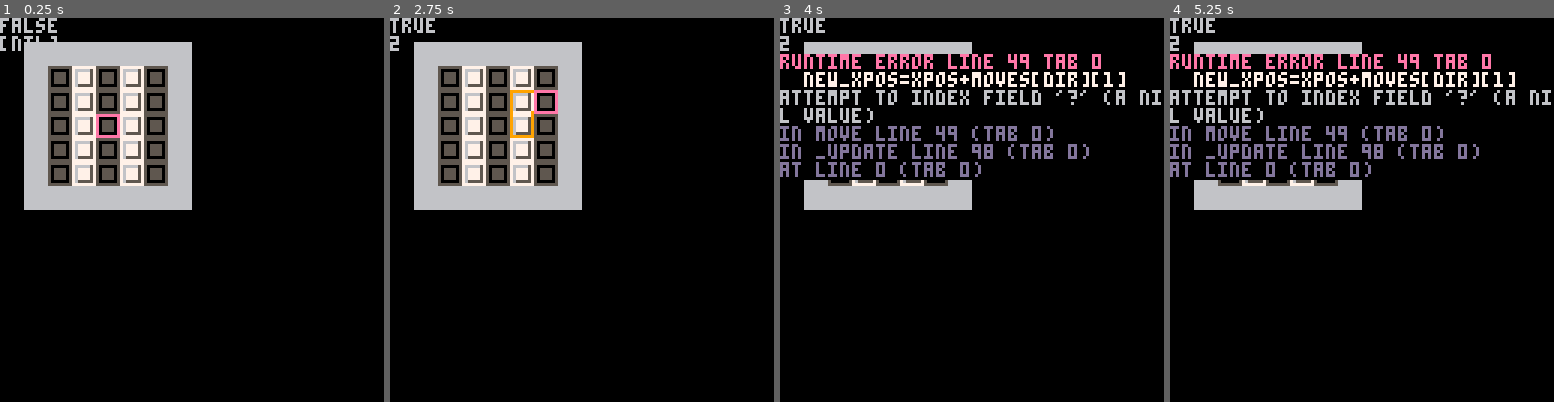
Above: before the commit, frames 1-4 (left to right).
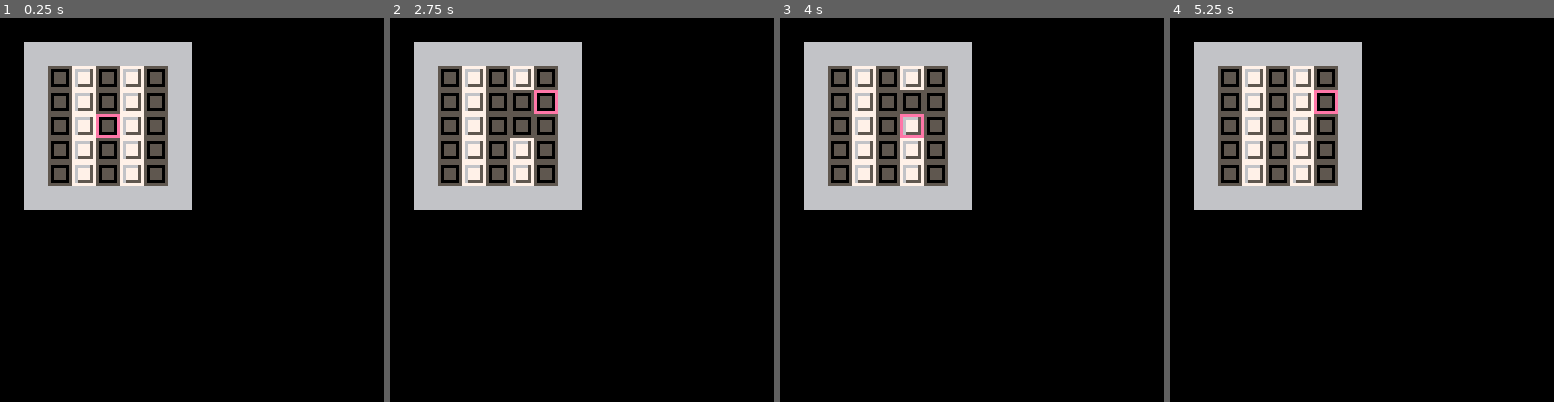
Above: after the commit, the same moments.

Repository: tobiasvl/picolarium
Game: PICO-8 cartridge picolarium.p8
Two runs of this game, one before a commit and one after it. Both use one fixed random seed, a clock stepped at 60 frames per second and the inputs below.
Inputs:
- Up to frame 1 (0.25 s): no input
- Up to frame 2 (2.75 s): tap X (X key) at 0.33, 1.07, 1.85 s; tap O (Z key) at 0.7, 1.7, 2.1, 2.5 s; hold Right 1.6-2.1 s; hold Up 2.15-2.42 s; hold Right from 2.47 s (still down)
- Up to frame 3 (4 s): tap O (Z key) at 2.9, 3.3, 3.7 s; tap X (X key) at 2.97 s; release Right at 3.03 s; hold Left 3.08-3.58 s; hold Down 3.63-3.97 s
- Up to frame 4 (5.25 s): hold Right 4.02-4.68 s; tap X (X key) at 4.08, 5.2 s; tap O (Z key) at 4.1, 4.5, 4.9 s; hold Up 4.73-5.03 s; hold Left from 5.08 s (still down)

The runs differ from the first frame. In frame 1, 0.4% of the frame differs, in the area x 0-15%, y 0-9%; in frame 2, 1.1%; in frame 3, 16%; in frame 4, 16%, in the area x 0-100%, y 0-43%.
Error before the commit: runtime error line 49 tab 0; new_xpos=xpos+moves[dir][1]; attempt to index field '?' (a nil value)

Commit message:
Flip tiles

Diff:
--- a/picolarium.p8
+++ b/picolarium.p8
@@ -22,12 +22,12 @@
 
 function _init()
   pal()
+  level=1
   draw_level(levels[1])
-  a=flr(2+#levels[1]/2)
-  b=flr(3+#levels/2)
-  print(a)
-  xpos = a*8
-  ypos = b*8
+  w=flr(2+#levels[1][1]/2)
+  h=flr(2+#levels[1]/2)
+  xpos = w*8
+  ypos = h*8
   stack = {}
   draw = false
 end
@@ -39,7 +39,45 @@
 end
 
 function verify_path()
+  draw = false
+  stack = {}
+  flips()
   --todo
+end
+
+function flips()
+  bad_rows={}
+  for y=1,(#levels[1])+2 do
+    row_color=0
+    for x=1,(#levels[1][1])+2 do
+      if fget(mget(x,y),1) then--is a path
+        if fget(mget(x,y),2) then--white path
+          mset(x,y,17)--black
+          if row_color==0 then
+            row_color=1
+          elseif row_color==1 then
+            add(bad_rows,y)
+          end
+        elseif fget(mget(x,y),3) then--black path
+          mset(x,y,1)--white
+          if row_color==0 then
+            row_color=2
+          elseif row_color==2 then
+            add(bad_rows,y)
+          end
+        else
+          mset(x,y,33)--border
+        end
+      end
+    end
+  end
+  if #bad_rows~=0 then
+    for y in all(bad_rows) do
+      for x=2,(#levels[level][1])+1 do
+        mset(x,y,mget(x,y)+15)
+      end
+    end
+  end
 end
 
 function move(dir)
@@ -94,10 +132,14 @@
 
 function _update()
   if btnp(🅾️) then
-    if (not draw) draw = true else verify_path()
-  end
-  if (btnp(❎)) turn_off_draw()
-  if btnp(⬅️) or btnp(➡️) or btnp(⬆️) or btnp(⬇️) then
+    if not draw then
+      draw = true
+    else
+      verify_path()
+    end
+  elseif btnp(❎) then
+    turn_off_draw()
+  elseif btnp(⬅️) or btnp(➡️) or btnp(⬆️) or btnp(⬇️) then --TODO handle diagonals
     move(btnp())
   end
 end
@@ -106,8 +148,8 @@
   cls()
   map()
   spr(0, xpos, ypos)
-  print(draw)
-  print(stack[#stack])
+  --print(draw)
+  --print(stack[#stack])
 end
 
 function draw_border(len,y)
@@ -293,7 +335,7 @@
 
 
 __gff__
-0005060606060606060606060000000000090a0a0a0a0a0a0a0a0a0a00000000000102020202020202020202000000000000000000000000000000000000000000000000000000000000000000000000000000000000000000000000000000000000000000000000000000000000000000000000000000000000000000000000
+0005060606060606060606060505050505090a0a0a0a0a0a0a0a0a0a05050509090102020202020202020202000000000000000000000000000000000000000000000000000000000000000000000000000000000000000000000000000000000000000000000000000000000000000000000000000000000000000000000000
 0000000000000000000000000000000000000000000000000000000000000000000000000000000000000000000000000000000000000000000000000000000000000000000000000000000000000000000000000000000000000000000000000000000000000000000000000000000000000000000000000000000000000000
 
 
Not shown, changed: 24 lines of the sprite sheet (__gfx__) section of picolarium.p8
